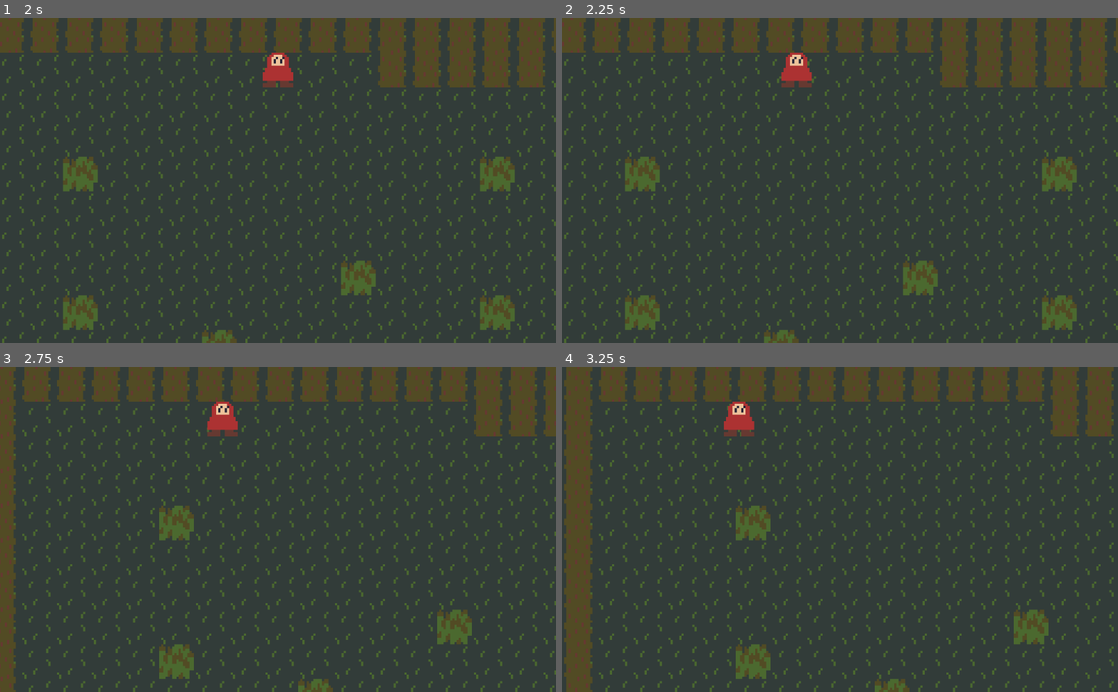
Above: before the commit, frames 1-4 (two rows, left to right).
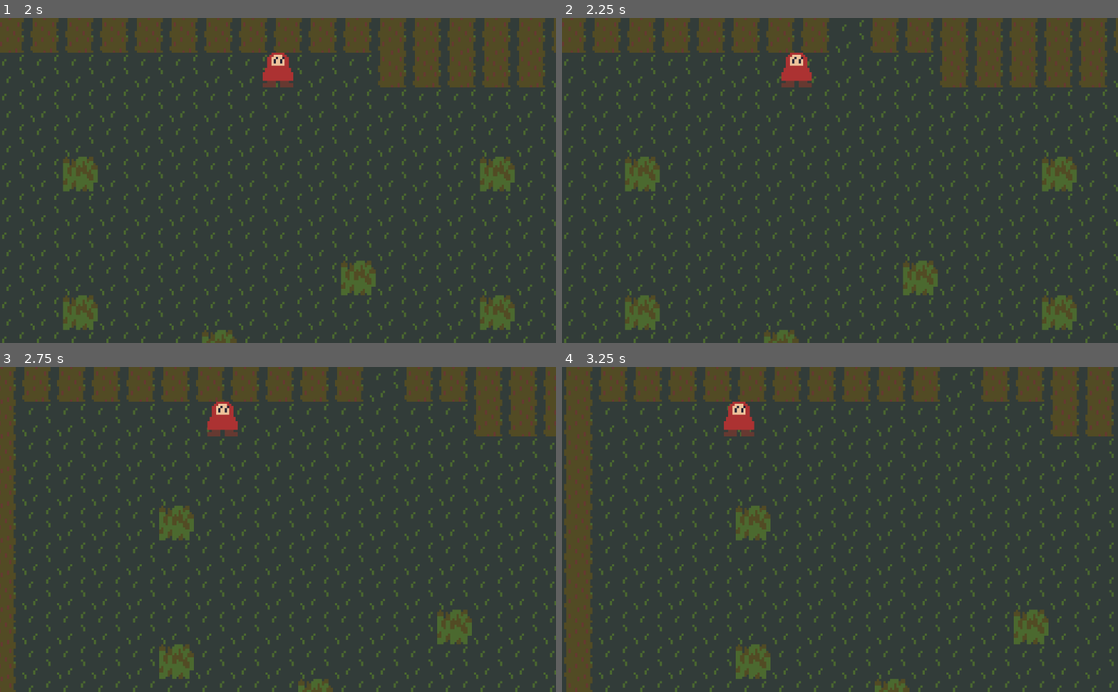
Above: after the commit, the same moments.

Repository: apples/ld48
Game: Godot game, scene res://scenes/forest/ForestScene.tscn
Same seed, same stepped clock (60 frames per second), same inputs: the game is played once before the commit and once after it.
Inputs:
- Up to frame 1 (2 s): tap Enter at 0.5 s; hold Up (move_up) from 0.53 s (still down); tap Space (attack, bound only after the commit) at 0.6, 1.35 s
- Up to frame 2 (2.25 s): tap Space (attack, bound only after the commit) at 2 s; release Up (move_up) at 2.03 s; hold Left (move_left) from 2.03 s (still down); hold Shift from 2.03 s (still down)
- Up to frame 3 (2.75 s): keep holding Left (move_left); keep holding Shift; tap Space (attack, bound only after the commit) at 2.3 s
- Up to frame 4 (3.25 s): keep holding Left (move_left); release Shift at 2.78 s; tap Space (attack, bound only after the commit) at 2.85 s

Frame 1 is identical in both runs. In frame 2, 0.5% of the frame differs, in the area x 49-55%, y 0-11%; in frame 3, 0.5%; in frame 4, 0.5%, in the area x 69-75%, y 0-11%.

Commit message:
Added plant chop and WASD

Diff:
--- a/client/player/Player.gd
+++ b/client/player/Player.gd
@@ -2,6 +2,9 @@
 
 export(NodePath) var obstacle_map_path = null
 onready var obstacle_path: TileMap = get_node(obstacle_map_path)
+
+#export(NodePath) var tileMap = null
+#onready var worldMap: TileMap = get_node(tileMap)
 
 const TALLGRASS_TILE = 1
 
@@ -42,6 +45,9 @@
 
 	move_and_slide(dir * move_speed * base_move_speed)
 
+	if Input.is_action_just_pressed("attack"):
+		obstacle_path.set_cellv(obstacle_path.world_to_map(position) + dir, 0)
+
 	$AnimatedSprite.speed_scale = move_speed
 
 
--- a/client/project.godot
+++ b/client/project.godot
@@ -52,24 +52,34 @@
 "deadzone": 0.5,
 "events": [ Object(InputEventKey,"resource_local_to_scene":false,"resource_name":"","device":0,"alt":false,"shift":false,"control":false,"meta":false,"command":false,"pressed":false,"scancode":16777231,"unicode":0,"echo":false,"script":null)
 , Object(InputEventJoypadMotion,"resource_local_to_scene":false,"resource_name":"","device":0,"axis":0,"axis_value":-1.0,"script":null)
+, Object(InputEventKey,"resource_local_to_scene":false,"resource_name":"","device":0,"alt":false,"shift":false,"control":false,"meta":false,"command":false,"pressed":false,"scancode":65,"unicode":0,"echo":false,"script":null)
  ]
 }
 move_right={
 "deadzone": 0.5,
 "events": [ Object(InputEventKey,"resource_local_to_scene":false,"resource_name":"","device":0,"alt":false,"shift":false,"control":false,"meta":false,"command":false,"pressed":false,"scancode":16777233,"unicode":0,"echo":false,"script":null)
 , Object(InputEventJoypadMotion,"resource_local_to_scene":false,"resource_name":"","device":0,"axis":0,"axis_value":1.0,"script":null)
+, Object(InputEventKey,"resource_local_to_scene":false,"resource_name":"","device":0,"alt":false,"shift":false,"control":false,"meta":false,"command":false,"pressed":false,"scancode":68,"unicode":0,"echo":false,"script":null)
  ]
 }
 move_up={
 "deadzone": 0.5,
 "events": [ Object(InputEventKey,"resource_local_to_scene":false,"resource_name":"","device":0,"alt":false,"shift":false,"control":false,"meta":false,"command":false,"pressed":false,"scancode":16777232,"unicode":0,"echo":false,"script":null)
 , Object(InputEventJoypadMotion,"resource_local_to_scene":false,"resource_name":"","device":0,"axis":1,"axis_value":-1.0,"script":null)
+, Object(InputEventKey,"resource_local_to_scene":false,"resource_name":"","device":0,"alt":false,"shift":false,"control":false,"meta":false,"command":false,"pressed":false,"scancode":87,"unicode":0,"echo":false,"script":null)
  ]
 }
 move_down={
 "deadzone": 0.5,
 "events": [ Object(InputEventKey,"resource_local_to_scene":false,"resource_name":"","device":0,"alt":false,"shift":false,"control":false,"meta":false,"command":false,"pressed":false,"scancode":16777234,"unicode":0,"echo":false,"script":null)
 , Object(InputEventJoypadMotion,"resource_local_to_scene":false,"resource_name":"","device":0,"axis":1,"axis_value":1.0,"script":null)
+, Object(InputEventKey,"resource_local_to_scene":false,"resource_name":"","device":0,"alt":false,"shift":false,"control":false,"meta":false,"command":false,"pressed":false,"scancode":83,"unicode":0,"echo":false,"script":null)
+ ]
+}
+attack={
+"deadzone": 0.5,
+"events": [ Object(InputEventKey,"resource_local_to_scene":false,"resource_name":"","device":0,"alt":false,"shift":false,"control":false,"meta":false,"command":false,"pressed":false,"scancode":32,"unicode":0,"echo":false,"script":null)
+, Object(InputEventMouseButton,"resource_local_to_scene":false,"resource_name":"","device":0,"alt":false,"shift":false,"control":false,"meta":false,"command":false,"button_mask":0,"position":Vector2( 0, 0 ),"global_position":Vector2( 0, 0 ),"factor":1.0,"button_index":1,"pressed":false,"doubleclick":false,"script":null)
  ]
 }
 
